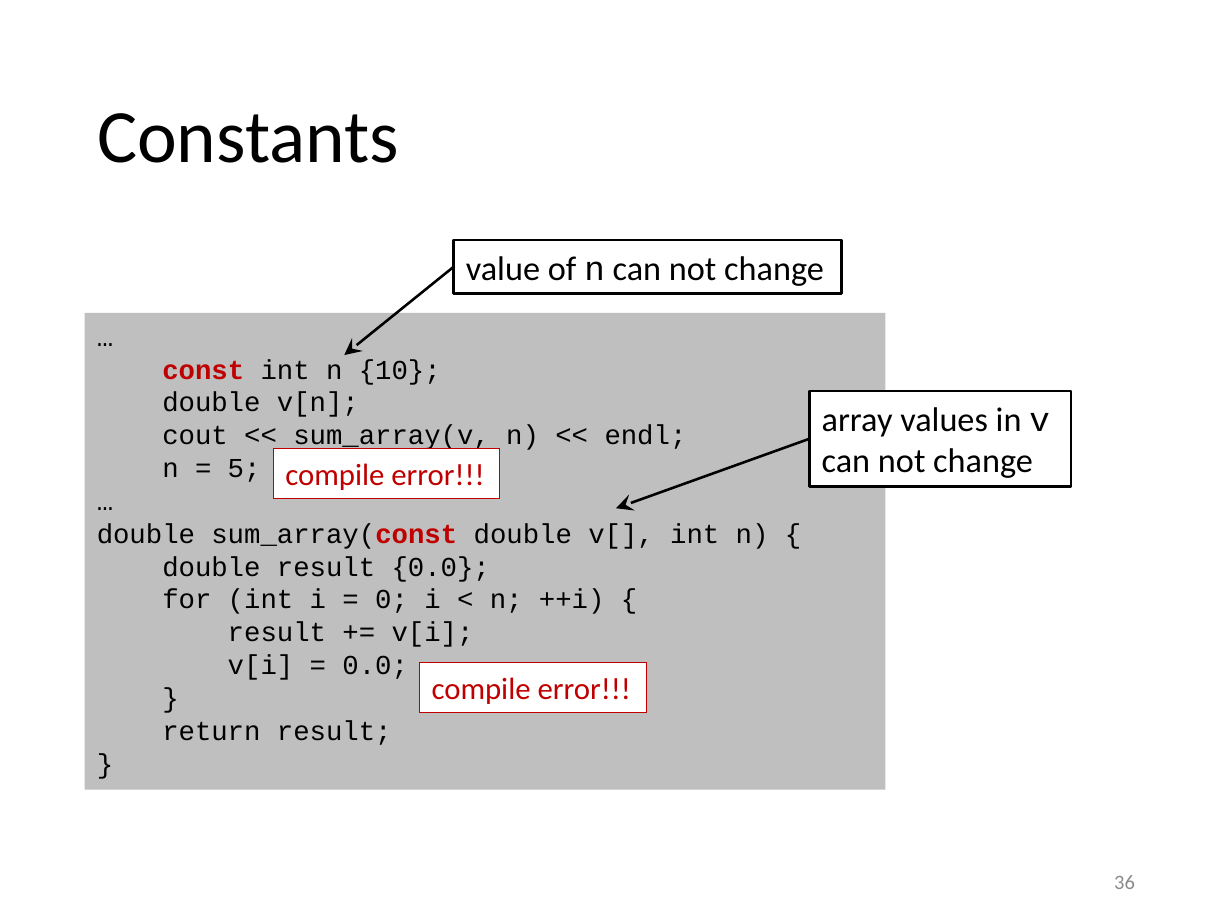
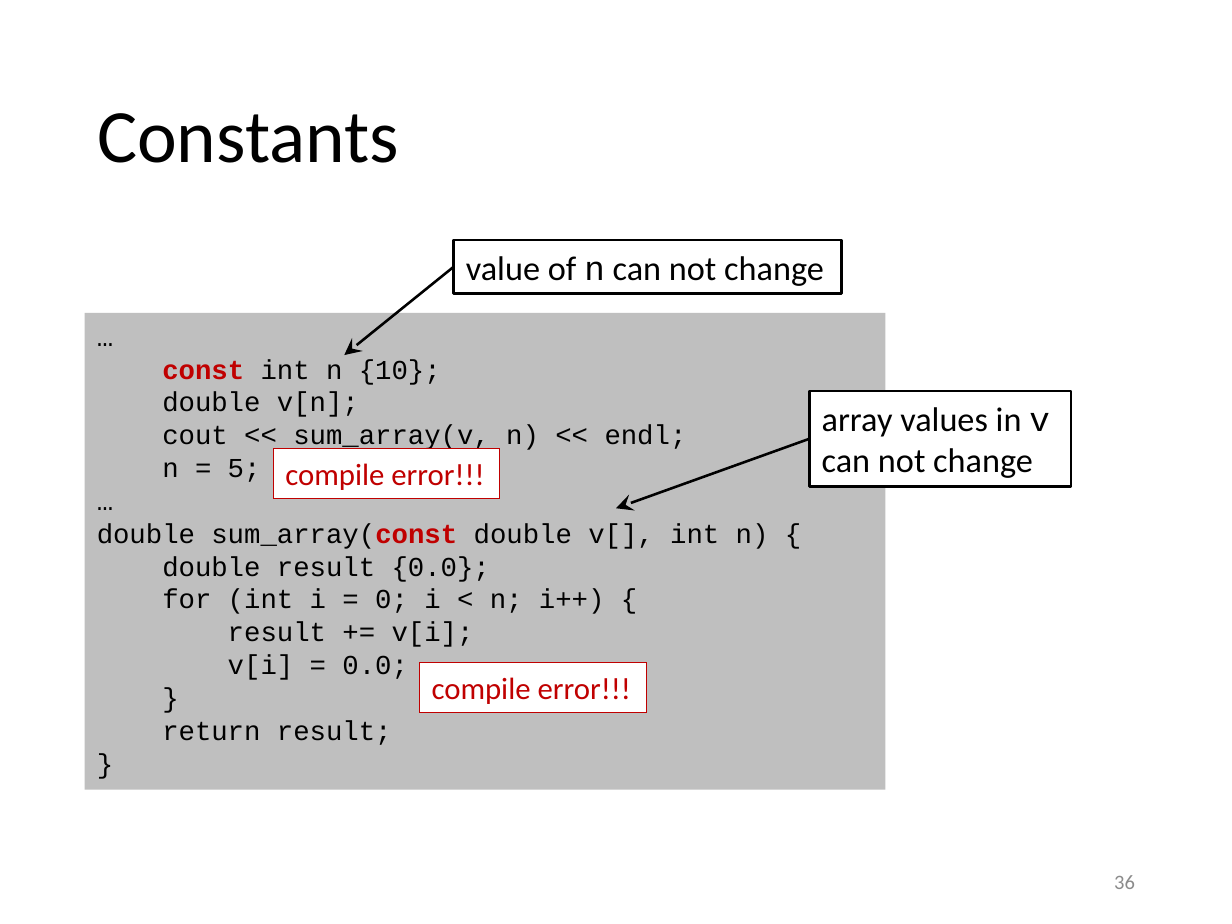
Before and after one commit to gjbex/Scientific-C-plus-plus, a slide deck: slide 36 of scientific_cpp.pptx. Drawn at 1232x924 pixels with LibreOffice and Linux fonts; fonts in the diff are those of the drawing. Boxes give left, top, right and bottom in pixels: in the first picture for what was removed or moved away, otherwise in the second. Text is boxed around its words. In the diff, an @@ line names an element or a change of style, - is before the commit and + after.

```diff
--- a/scientific_cpp.pptx
+++ b/scientific_cpp.pptx
@@ text in rectangle at [162,589,605,614]: text changed @@
-for (int i = 0; i < n; ++i) {
+for (int i = 0; i < n; i++) {
```
Also in this commit, not shown: 15 other slides changed.
